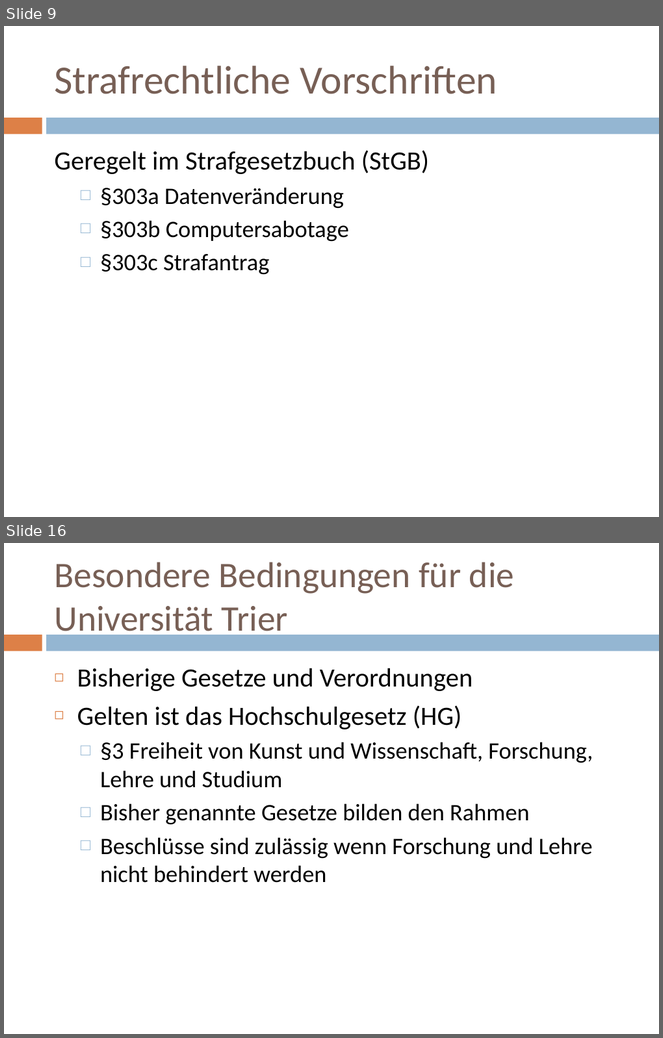
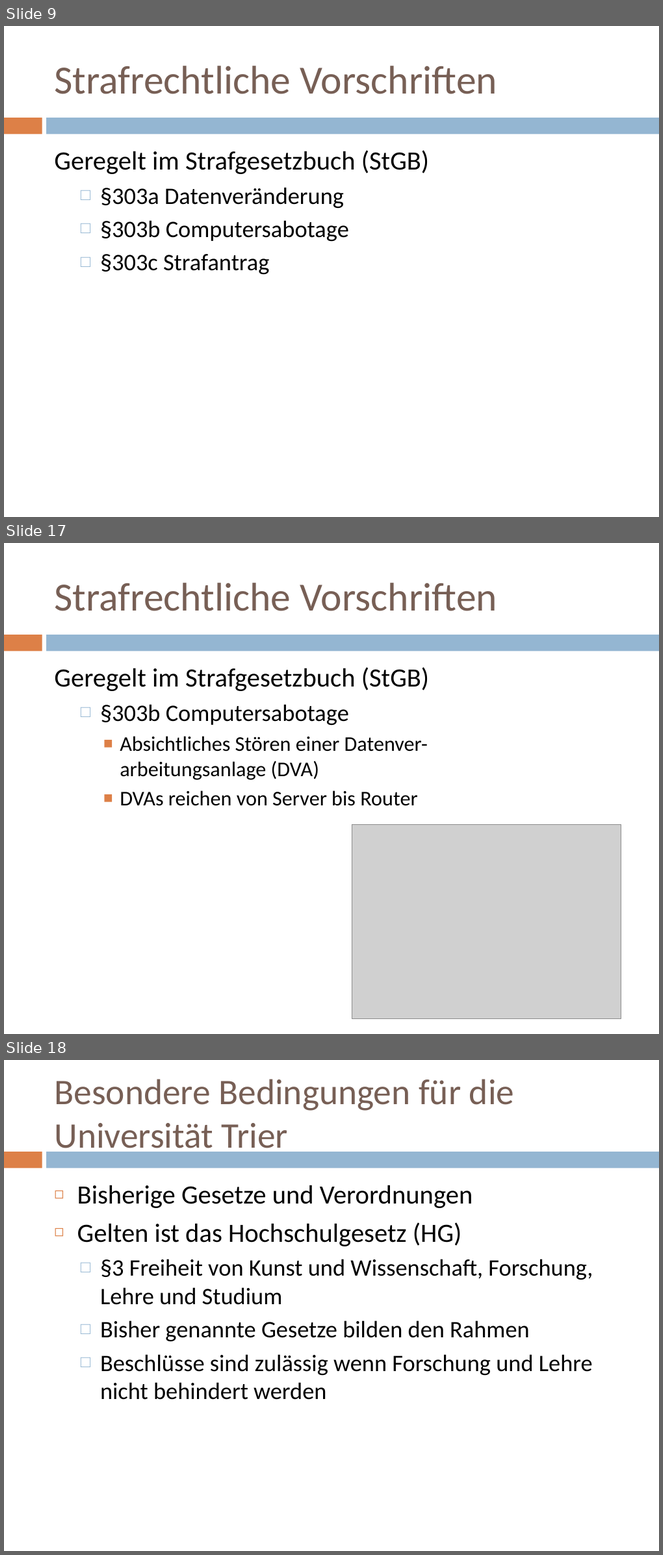
Before and after one commit to doctordebug/Hackerpraktikum, a slide deck: Präsentationen/PT1.pptx. Shown one above the other, each under a label of ours: slides 9 and 16 before the commit, slides 9, 17 and 18 after it; the slides between them are not shown. The pictures are 663x1038 and 663x1555 pixels, drawn with LibreOffice and Linux fonts; fonts in the diff are those of the drawing; grey boxes stand for pictures. Boxes give left, top, right and bottom in pixels: in the first picture for what was removed or moved away, otherwise in the second. Text is boxed around its words. In the diff, an @@ line names an element or a change of style, - is before the commit and + after.

```diff
--- a/Präsentationen/PT1.pptx
+++ b/Präsentationen/PT1.pptx
@@ slide 17 added at (4,543,659,1034), background #FFFFFF; not listed: 2 template elements that a slide beside it also shows @@
@@ title added at (54,583,497,611), 44 pt, text #775F55 @@
+Strafrechtliche Vorschriften
@@ text added at (54,667,429,806), 23 pt, text #000000 @@
+Geregelt im Strafgesetzbuch (StGB)
+  □ §303b Computersabotage
+    ■ Absichtliches Stören einer Datenver-
+      arbeitungsanlage (DVA)
+    ■ DVAs reichen von Server bis Router
@@ picture added at (352,824,622,1019) @@
@@ what was slide 16 is now slide 18 @@
```
Also in this commit, not shown: 14 slides changed, 1 other slide added.
